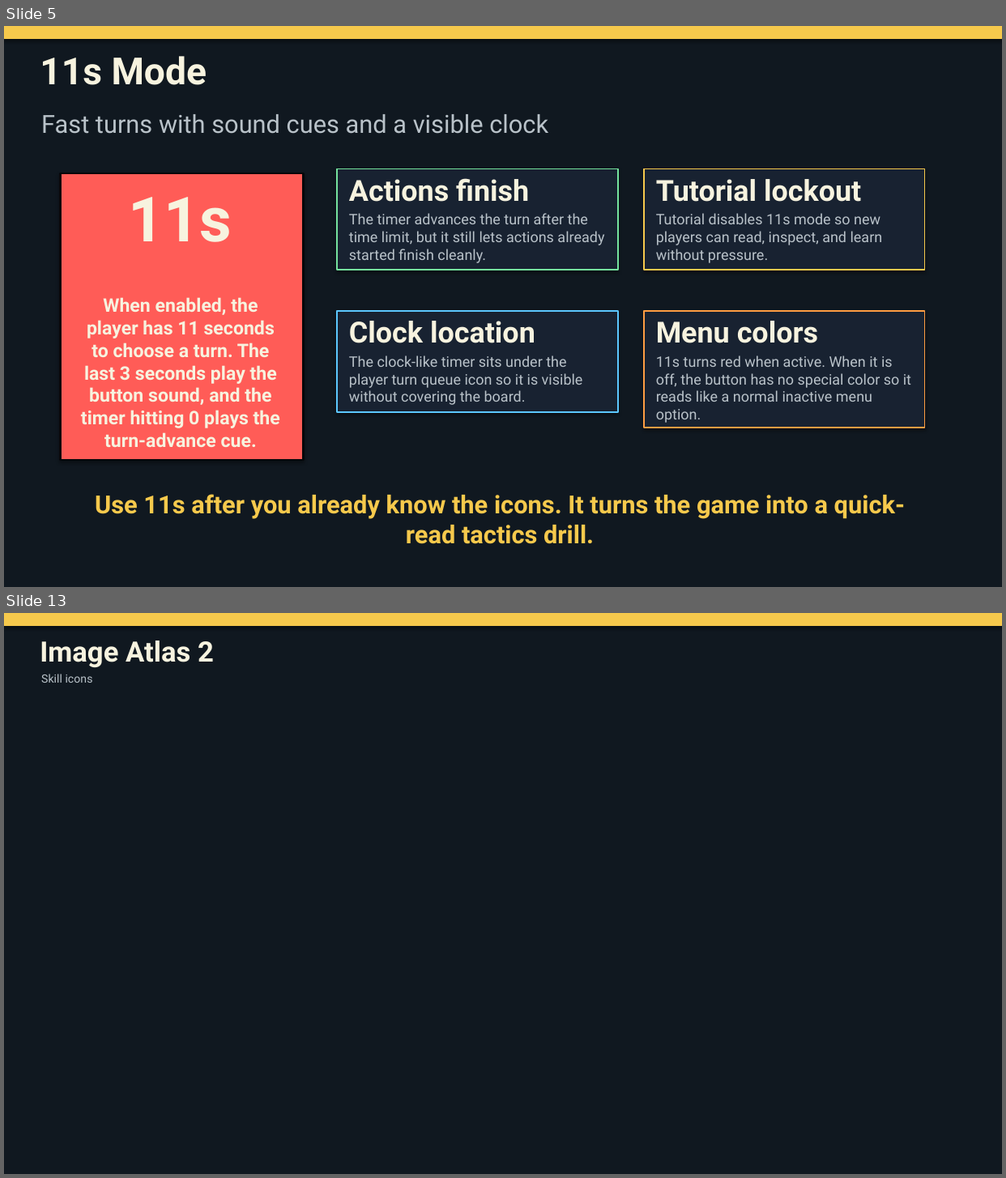
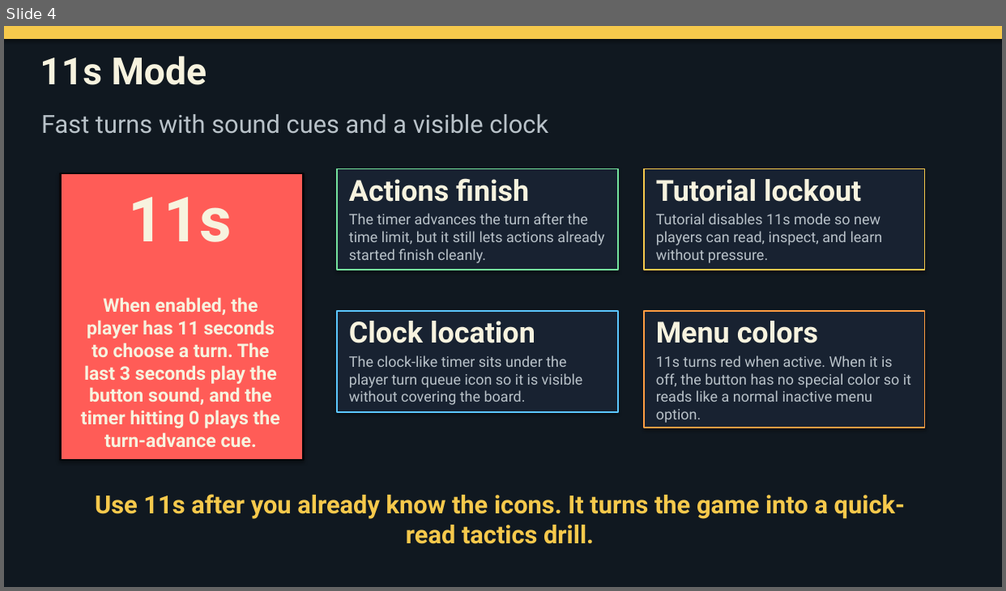
Before and after one commit to teymurianstudios/teymurian-studios, a slide deck: Pharhad_Road_Manual.pptx. Shown one above the other, each under a label of ours: slides 5 and 13 before the commit, slide 4 after it; the slides between them are not shown. The pictures are 1006x1178 and 1006x591 pixels, drawn with LibreOffice and Linux fonts; fonts in the diff are those of the drawing; background and template pictures are left out. Boxes give left, top, right and bottom in pixels: in the first picture for what was removed or moved away, otherwise in the second. Text is boxed around its words. In the diff, an @@ line names an element or a change of style, - is before the commit and + after.

```diff
--- a/Pharhad_Road_Manual.pptx
+++ b/Pharhad_Road_Manual.pptx
@@ slide 13 removed at <box>4,613,1002,1174</box>, background picture (left out) @@
@@ rectangle removed at <box>4,613,1002,1174</box> @@
@@ rectangle removed at <box>4,613,1002,626</box> @@
@@ text removed at <box>40,641,214,668</box> @@
-Image Atlas 2
@@ text removed at <box>41,674,93,683</box> @@
-Skill icons
@@ what was slide 5 is now slide 4 @@
```
Also in this commit, not shown: 2 slides changed, 1 slide added, 10 other slides removed, 1 other file.
